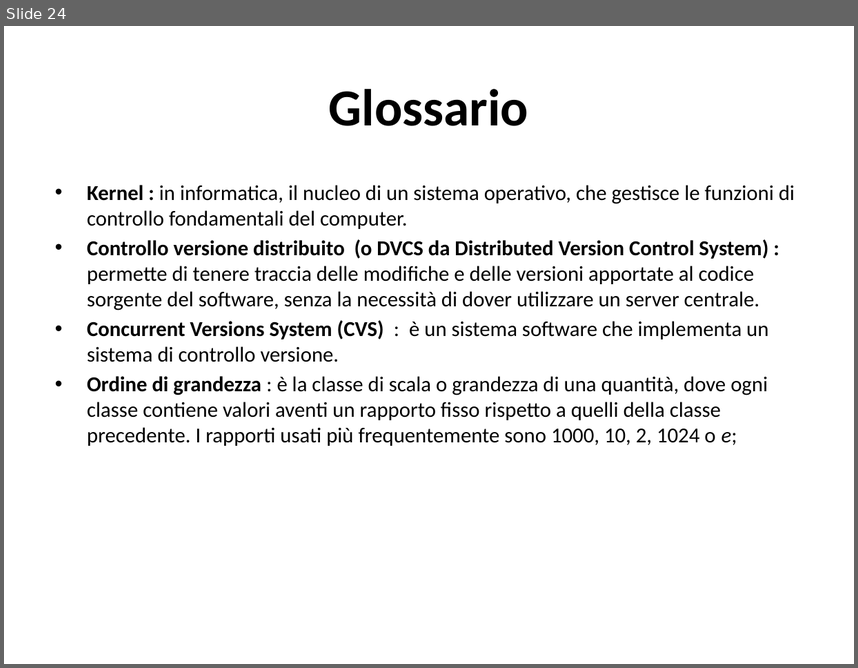
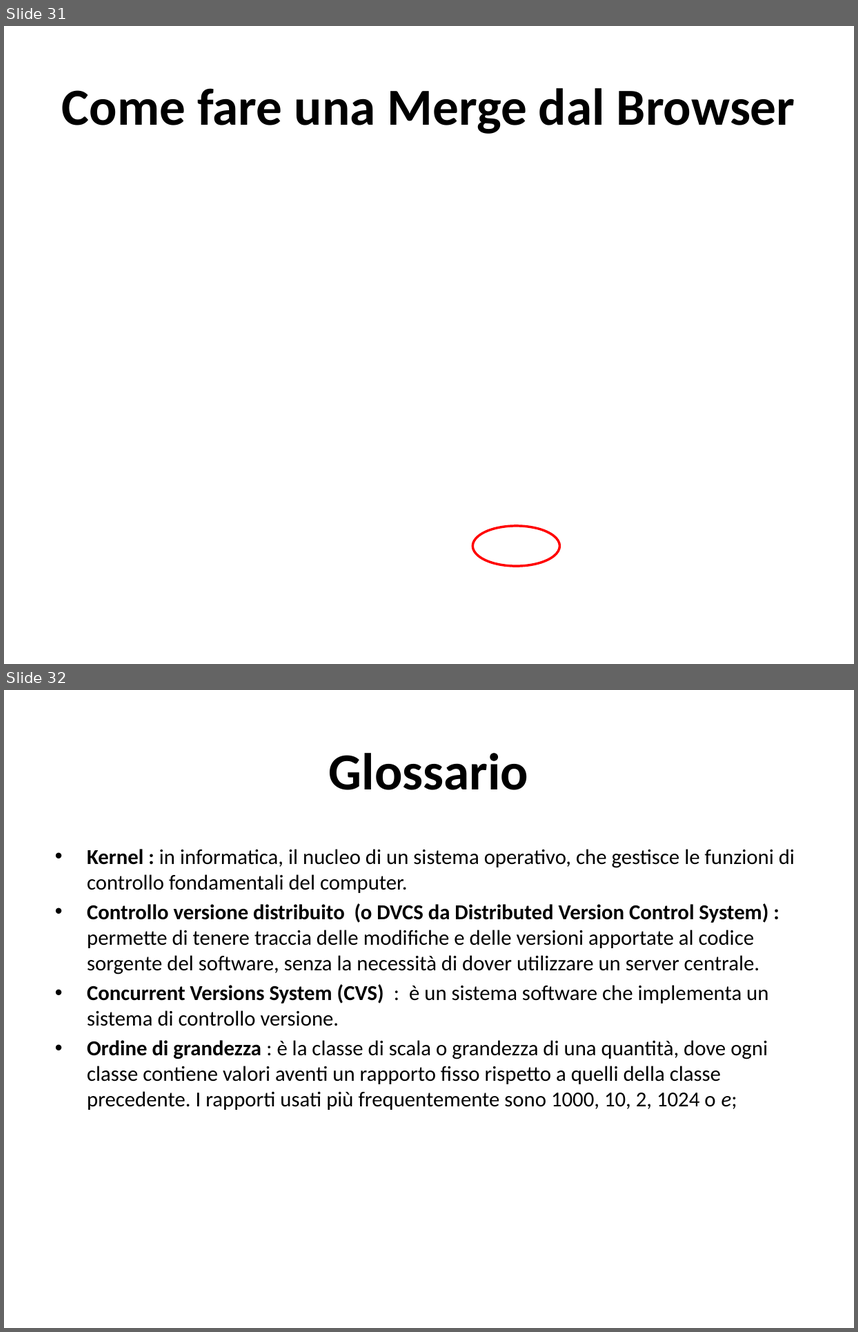
Before and after one commit to TeamEngim/GitHub-Introduction, a slide deck: Primi passi su GitHub.pptx. Shown one above the other, each under a label of ours: slide 24 before the commit, slides 31 and 32 after it. The pictures are 858x668 and 858x1332 pixels, drawn with LibreOffice and Linux fonts; fonts in the diff are those of the drawing. Boxes give left, top, right and bottom in pixels: in the first picture for what was removed or moved away, otherwise in the second. Text is boxed around its words. In the diff, an @@ line names an element or a change of style, - is before the commit and + after.

```diff
--- a/Primi passi su GitHub.pptx
+++ b/Primi passi su GitHub.pptx
@@ slide 31 added at (4,26,854,664), background #FFFFFF @@
@@ title added at (62,88,795,134), 44 pt, text #000000, bold @@
+Come fare una Merge dal Browser
@@ ellipse added at (473,526,559,566), outline #FF0000 2 pt @@
@@ what was slide 24 is now slide 32 @@
```
Also in this commit, not shown: 10 slides changed, 7 other slides added.
